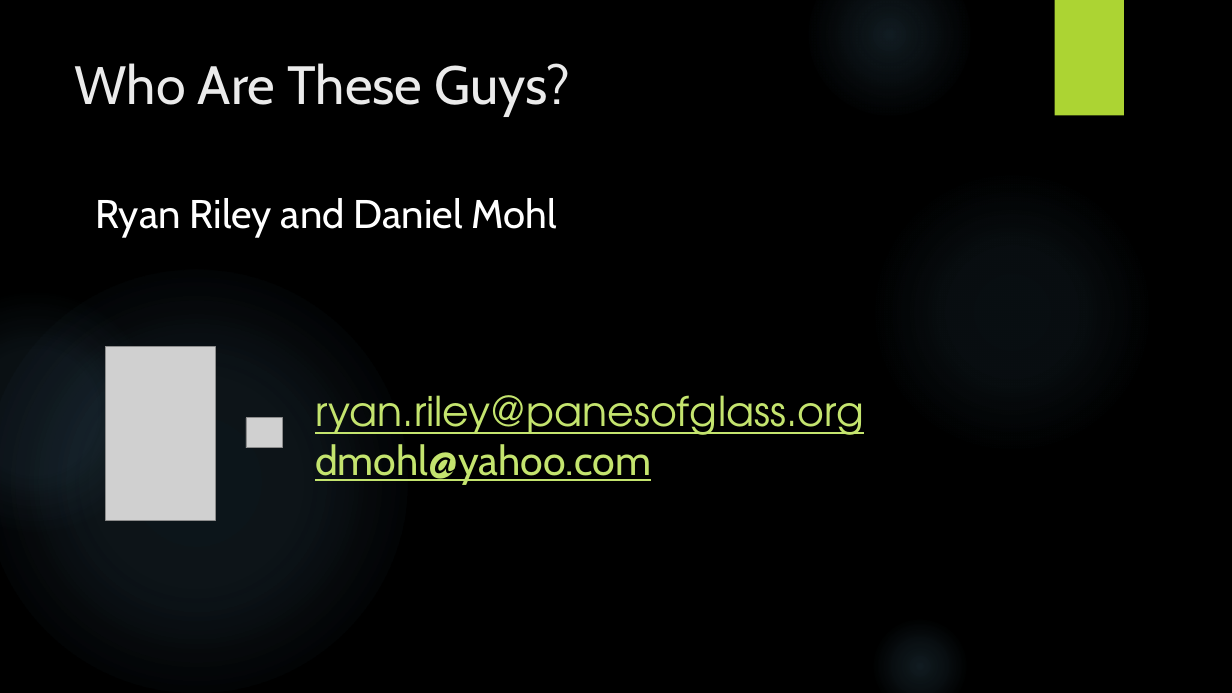
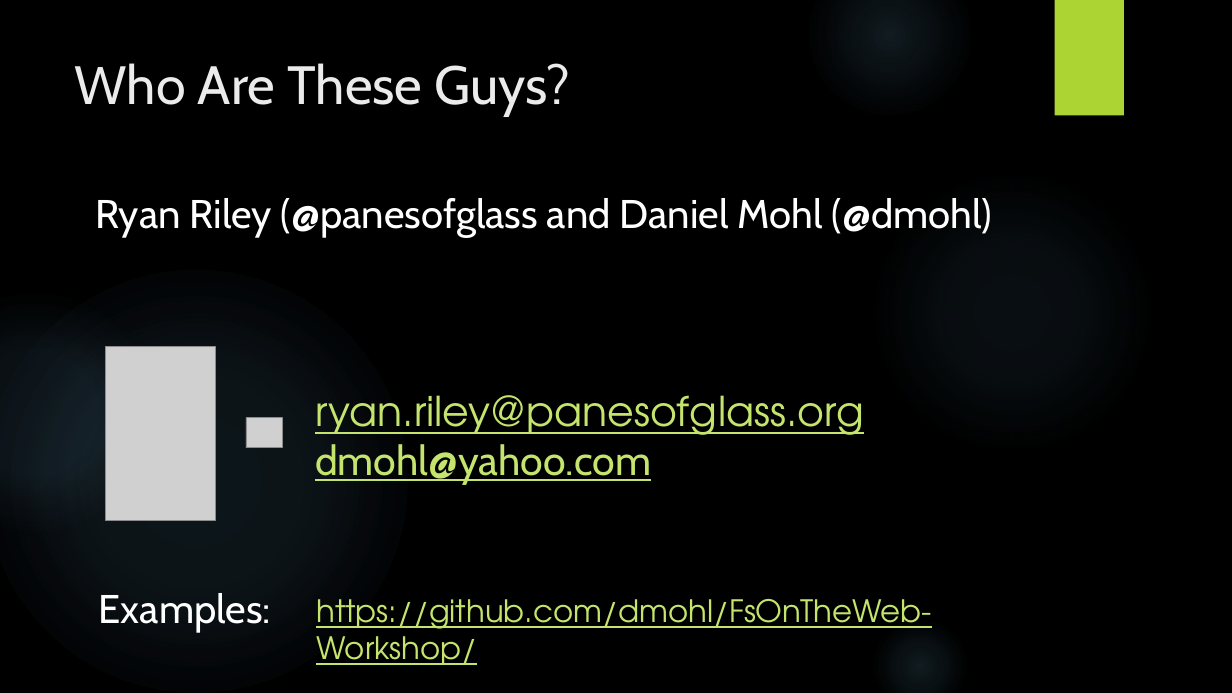
Before and after one commit to dmohl/FsOnTheWeb-Workshop, a slide deck: slide 2 of Intro to F# and ASP.NET MVC.pptx. Drawn at 1232x693 pixels with LibreOffice and Linux fonts; fonts in the diff are those of the drawing; grey boxes stand for pictures; background and template pictures are left out. Boxes give left, top, right and bottom in pixels: in the first picture for what was removed or moved away, otherwise in the second. Text is boxed around its words. In the diff, an @@ line names an element or a change of style, - is before the commit and + after.

Commit message:
Updated slides and examples for MVC and FunScript

```diff
--- a/Intro to F# and ASP.NET MVC.pptx
+++ b/Intro to F# and ASP.NET MVC.pptx
@@ text at (95,198,992,238): text changed @@
-Ryan Riley and Daniel Mohl
+Ryan Riley (@panesofglass and Daniel Mohl (@dmohl)
@@ text added at (99,593,271,633), 31.2 pt, text #FFFFFF @@
+Examples:
@@ text added at (316,599,932,665), 24 pt, text #C4E46E, underline @@
+https://github.com/dmohl/FsOnTheWeb-Workshop/
```
Also in this commit, not shown: 1 other slide changed, 4 slides added, 4 other files.
